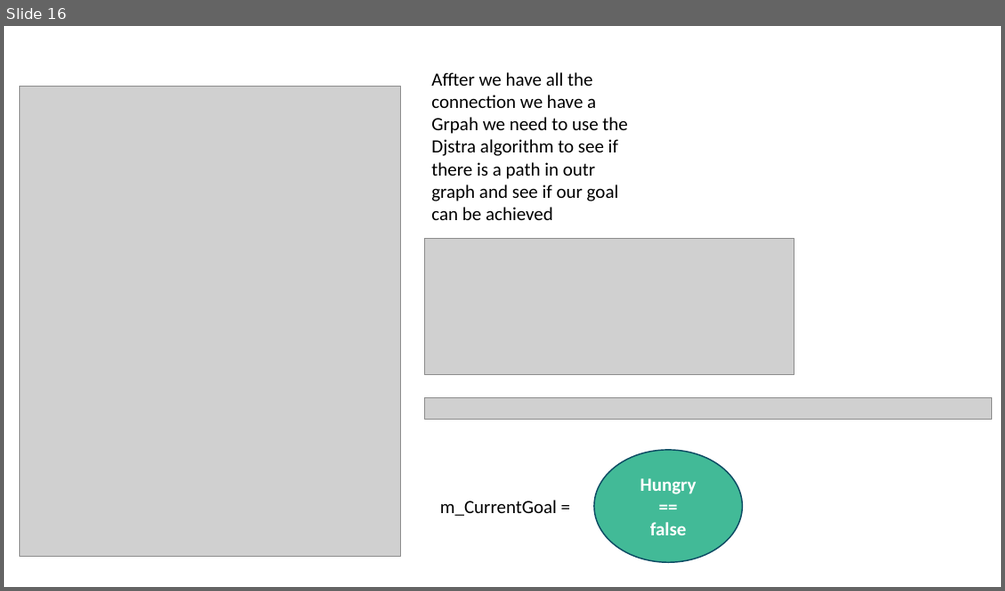
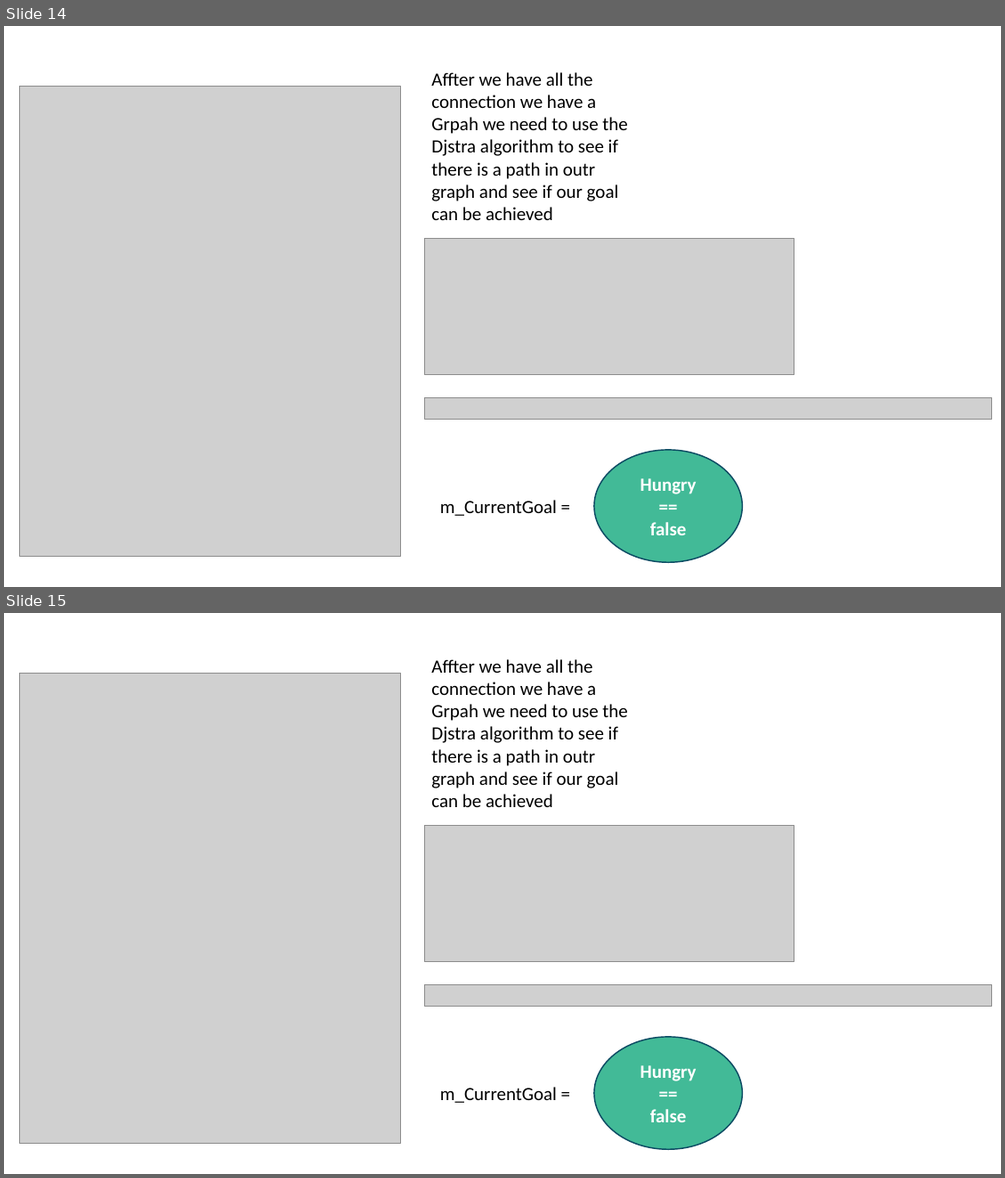
Before and after one commit to miguecrea/GOAP_RETAKE_PART_2, a slide deck: GPP_ZombieAI_Lozano_Miguel_2DAE10.pptx. Shown one above the other, each under a label of ours: slide 16 before the commit, slides 14 and 15 after it. The pictures are 1005x591 and 1005x1178 pixels, drawn with LibreOffice and Linux fonts; fonts in the diff are those of the drawing; grey boxes stand for pictures. Boxes give left, top, right and bottom in pixels: in the first picture for what was removed or moved away, otherwise in the second. Text is boxed around its words. In the diff, an @@ line names an element or a change of style, - is before the commit and + after.

```diff
--- a/GPP_ZombieAI_Lozano_Miguel_2DAE10.pptx
+++ b/GPP_ZombieAI_Lozano_Miguel_2DAE10.pptx
@@ slide 15 added at [4, 613, 1001, 1174], background #FFFFFF @@
@@ text added at [431, 659, 627, 807], 18 pt, text #000000 @@
+Affter we have all the connection we have a Grpah we need to use the Djstra algorithm to see if there is a path in outr graph and see if our goal can be achieved
@@ picture added at [20, 673, 400, 1144] @@
@@ picture added at [424, 826, 794, 962] @@
@@ picture added at [424, 985, 992, 1005] @@
@@ ellipse added at [594, 1037, 742, 1149], fill #42BA97, outline #0C4C64 1.25 pt, 18 pt, text #FFFFFF, bold @@
+Hungry
+==
+false
@@ text added at [440, 1086, 557, 1103], 18 pt, text #000000 @@
+m_CurrentGoal =
@@ what was slide 16 is now slide 14 @@
```
Also in this commit, not shown: 2 slides changed, 9 other slides added, 2 slides removed, 12 other files.
